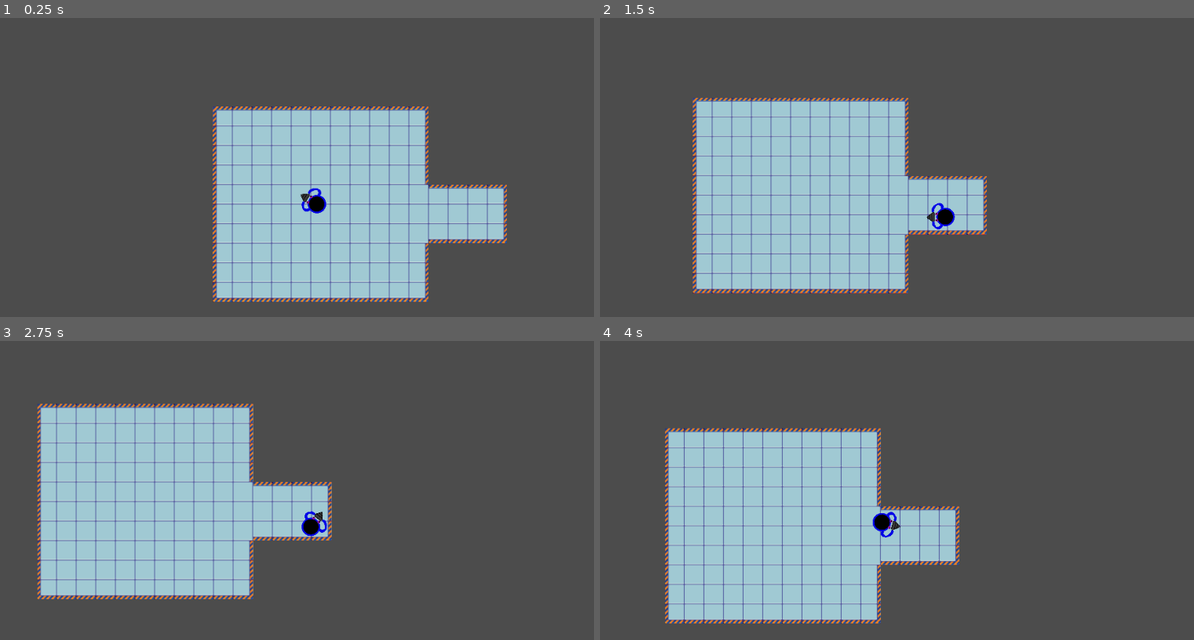
Above: before the commit, frames 1-4 (two rows, left to right).
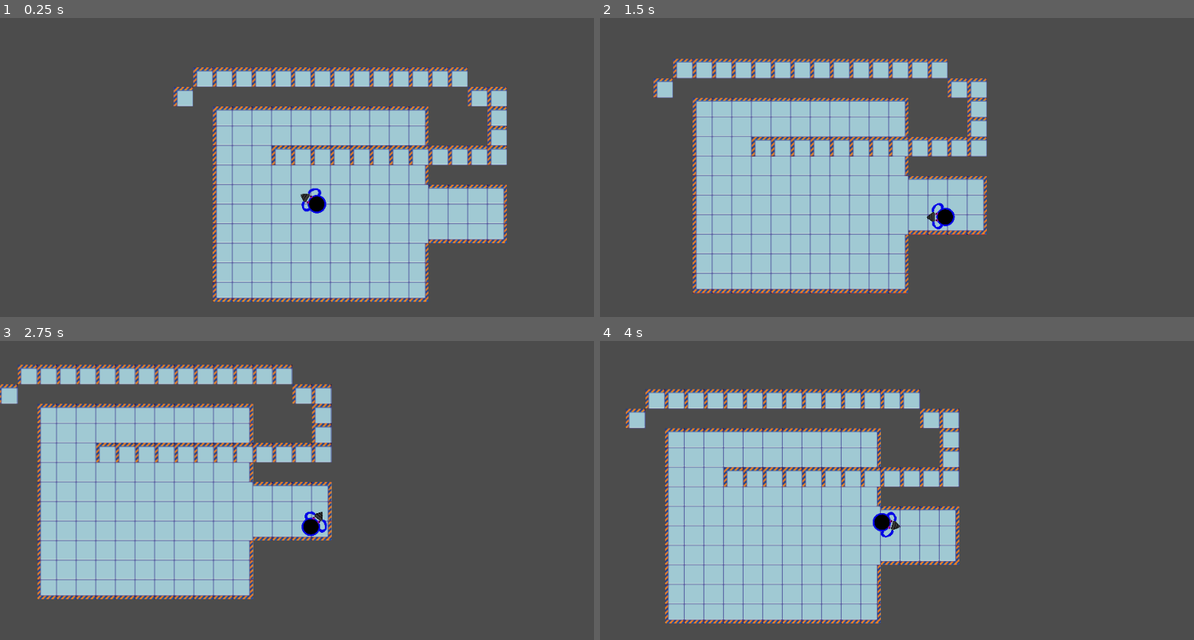
Above: after the commit, the same moments.

Repository: giraffegrenade/top-down-shooter
Game: Godot game, scene res://scenes/Main.tscn
Two runs of this game, one before a commit and one after it. Both use one fixed random seed, a clock stepped at 60 frames per second and the inputs below.
Inputs (mouse positions are in pixels of both pictures, inside the frame that each line leads up to):
- Up to frame 1 (0.25 s): no input
- Up to frame 2 (1.5 s): tap Enter at 0.5 s; move the mouse to (1051, 182) at 0.52 s; hold Right (ui_right) 0.53-1.28 s; move the mouse to (790, 218) at 1.27 s; hold Down (ui_down) from 1.28 s (still down)
- Up to frame 3 (2.75 s): move the mouse to (374, 442) at 2.02 s; release Down (ui_down) at 2.03 s; hold Right (ui_right) from 2.03 s (still down)
- Up to frame 4 (4 s): move the mouse to (885, 598) at 2.77 s; release Right (ui_right) at 2.78 s; hold Up (ui_up) 2.78-3.53 s; move the mouse to (1104, 580) at 3.52 s; hold Left (ui_left) from 3.53 s (still down)

The runs differ from the first frame. In frame 1, 5.7% of the frame differs, in the area x 29-86%, y 16-50%; in frame 2, 5.6%; in frame 3, 5.8%, in the area x 0-56%, y 7-41%; in frame 4, 5.7%.

Commit message:
Update Main.tscn

Diff:
--- a/TopDownShooter/scenes/Main.tscn
+++ b/TopDownShooter/scenes/Main.tscn
@@ -23,7 +23,7 @@
 collision_mask = 1
 occluder_light_mask = 1
 format = 1
-tile_data = PoolIntArray( 0, 0, 0, 1, 1, 0, 2, 1, 0, 3, 1, 0, 4, 1, 0, 5, 1, 0, 6, 1, 0, 7, 1, 0, 8, 1, 0, 9, 1, 0, 10, 2, 0, 65536, 3, 0, 65537, 4, 0, 65538, 4, 0, 65539, 4, 0, 65540, 4, 0, 65541, 4, 0, 65542, 4, 0, 65543, 4, 0, 65544, 4, 0, 65545, 4, 0, 65546, 5, 0, 131072, 3, 0, 131073, 4, 0, 131074, 4, 0, 131075, 4, 0, 131076, 4, 0, 131077, 4, 0, 131078, 4, 0, 131079, 4, 0, 131080, 4, 0, 131081, 4, 0, 131082, 5, 0, 196608, 3, 0, 196609, 4, 0, 196610, …(1211 unchanged characters)…
+tile_data = PoolIntArray( -65537, 0, 0, -131072, 0, 0, -131071, 0, 0, -131070, 0, 0, -131069, 0, 0, -131068, 0, 0, -131067, 0, 0, -131066, 0, 0, -131065, 0, 0, -131064, 0, 0, -131063, 0, 0, -131062, 0, 0, -131061, 0, 0, -131060, 0, 0, -2, 0, 0, -65523, 0, 0, -65522, 0, 0, 0, 0, 0, 1, 1, 0, 2, 1, 0, 3, 1, 0, 4, 1, 0, 5, 1, 0, 6, 1, 0, 7, 1, 0, 8, 1, 0, 9, 1, 0, 10, 2, 0, 14, 0, 0, 65536, 3, 0, 65537, 4, 0, 65538, 4, 0, 65539, 4, 0, 65540, 4, 0, 65541, 4, 0, 65542, 4, 0, 65543, 4, 0, 65544, 4, 0, 65545, 4, 0, 65546, 5, 0, 65550, 0, 0, 131072, 3, 0, 131073, 4, 0, 131074, 4, 0, 131075, 0, 0, 131076, 0, 0, 131077, 0, 0, 131078, 0, 0, 131079, 0, 0, 131080, 0, 0, 131081, 0, 0, 131082, 0, 0, 131083, 0, 0, 131084, 0, 0, 131085, 0, 0, 131086, 0, 0, 196608, 3, 0, 196609, 4, 0, 196610, …(1211 unchanged characters)…
 _sections_unfolded = [ "Cell" ]
 
 [node name="Player" parent="." index="1" instance=ExtResource( 2 )]
